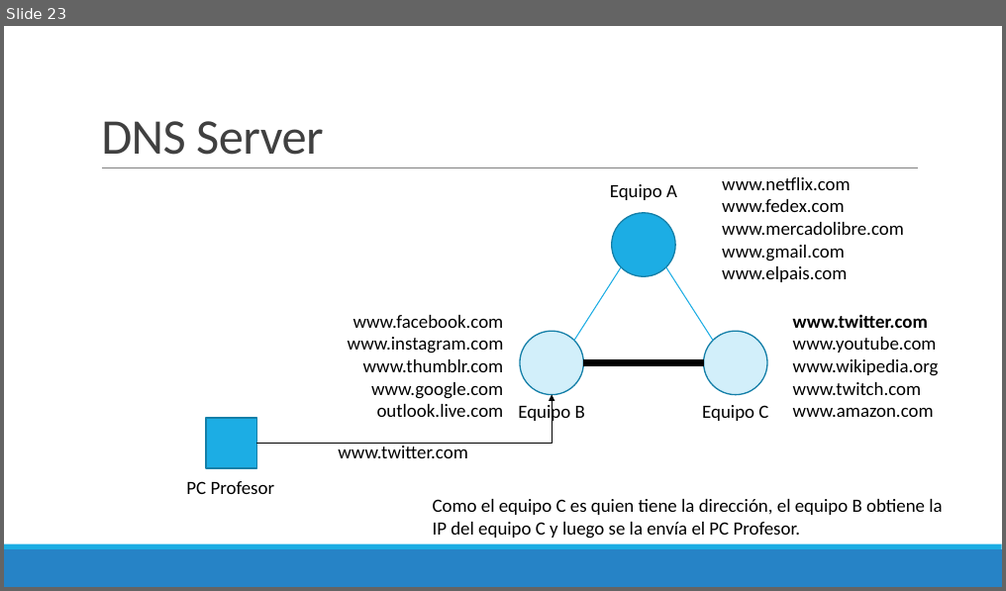
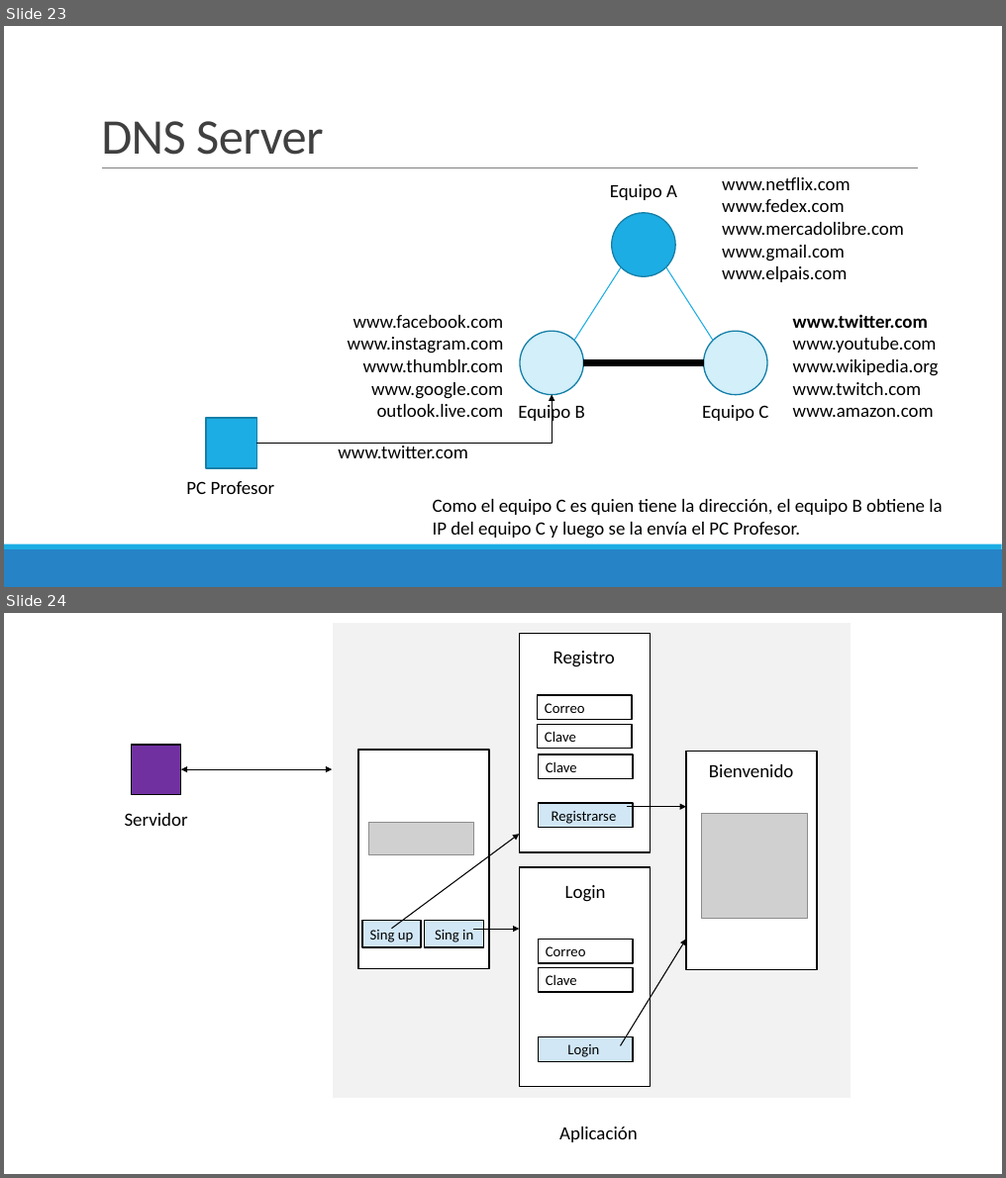
Before and after one commit to Domiciano/ProgramacionEnRed191, a slide deck: Semana 7/Presentación.pptx. Shown one above the other, each under a label of ours: slide 23 before the commit, slides 23 and 24 after it. The pictures are 1006x591 and 1006x1178 pixels, drawn with LibreOffice and Linux fonts; fonts in the diff are those of the drawing; grey boxes stand for pictures. Boxes give left, top, right and bottom in pixels: in the first picture for what was removed or moved away, otherwise in the second. Text is boxed around its words. In the diff, an @@ line names an element or a change of style, - is before the commit and + after.

```diff
--- a/Semana 7/Presentación.pptx
+++ b/Semana 7/Presentación.pptx
@@ slide 24 added at (4, 613, 1002, 1174), background #FFFFFF; not listed: 2 template elements that a slide beside it also shows @@
@@ rectangle added at (332, 622, 850, 1099), fill #F2F2F2, outline #FFFFFF 1.25 pt @@
@@ rectangle added at (519, 633, 650, 853), fill #FFFFFF, outline #000000 1.25 pt @@
@@ text added at (553, 651, 615, 667), 18 pt, text #000000 @@
+Registro
@@ rectangle added at (537, 695, 632, 720), fill #FFFFFF, outline #000000 1.25 pt, 14 pt, text #000000 @@
+Correo
@@ rectangle added at (85, 729, 937, 785), fill #FFFFFF, outline #FFFFFF 1.25 pt @@
@@ rectangle added at (537, 724, 632, 749), fill #FFFFFF, outline #000000 1.25 pt, 14 pt, text #000000 @@
+Clave
@@ rectangle added at (132, 745, 181, 795), fill #7030A0, outline #000000 1.25 pt @@
@@ rectangle added at (358, 750, 489, 969), fill #FFFFFF, outline #000000 1.25 pt @@
@@ rectangle added at (538, 755, 632, 779), fill #FFFFFF, outline #000000 1.25 pt, 14 pt, text #000000 @@
+Clave
@@ rectangle added at (686, 751, 817, 970), fill #FFFFFF, outline #000000 1.25 pt @@
@@ double arrow added from (181, 769) to (332, 769), #000000 1 pt @@
@@ text added at (709, 764, 793, 777), 18 pt, text #000000 @@
+Bienvenido
@@ text added at (125, 813, 188, 826), 18 pt, text #000000 @@
+Servidor
@@ rectangle added at (538, 803, 632, 828), fill #D1E7F6, outline #000000 1.25 pt, 14 pt, text #000000 @@
+Registrarse
@@ arrow added from (627, 807) to (686, 807), #000000 1 pt @@
@@ picture added at (702, 813, 807, 919) @@
@@ picture added at (368, 823, 473, 856) @@
@@ arrow added from (392, 929) to (519, 834), #000000 1 pt @@
@@ rectangle added at (519, 867, 650, 1087), fill #FFFFFF, outline #000000 1.25 pt @@
@@ text added at (565, 885, 606, 902), 18 pt, text #000000 @@
+Login
@@ rectangle added at (362, 921, 421, 948), fill #D1E7F6, outline #000000 1.25 pt, 14 pt, text #000000 @@
+Sing up
@@ rectangle added at (425, 921, 484, 948), fill #D1E7F6, outline #000000 1.25 pt, 14 pt, text #000000 @@
+Sing in
@@ arrow added from (473, 929) to (519, 929), #000000 1 pt @@
@@ rectangle added at (538, 940, 632, 964), fill #FFFFFF, outline #000000 1.25 pt, 14 pt, text #000000 @@
+Correo
@@ rectangle added at (538, 967, 632, 992), fill #FFFFFF, outline #000000 1.25 pt, 14 pt, text #000000 @@
+Clave
@@ arrow added from (620, 1047) to (686, 940), #000000 1 pt @@
@@ rectangle added at (538, 1038, 632, 1062), fill #D1E7F6, outline #000000 1.25 pt, 14 pt, text #000000 @@
+Login
@@ rectangle added at (4, 1118, 1002, 1174), fill #FFFFFF, outline #FFFFFF 1.25 pt @@
@@ text added at (559, 1127, 638, 1143), 18 pt, text #000000 @@
+Aplicación
```
Also in this commit, not shown: 2 other files.
